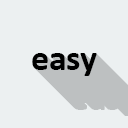
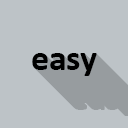
Layered file, before and after one edit (w=128, h=128). Changes by layer:
added layer "圖層 2" above "圖層 1" over [0, 0, 128, 128]
